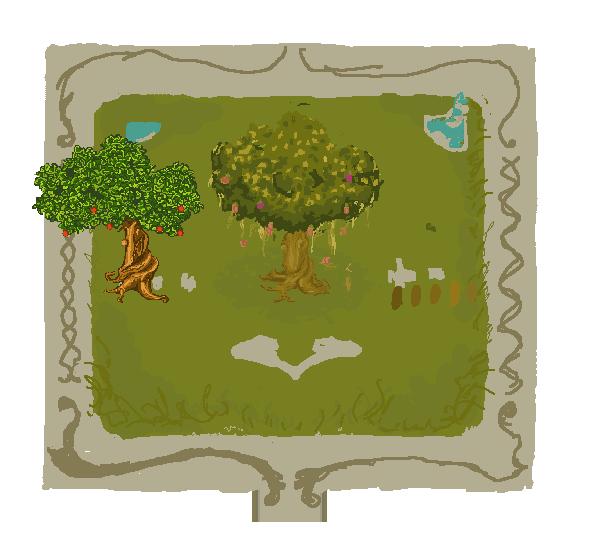
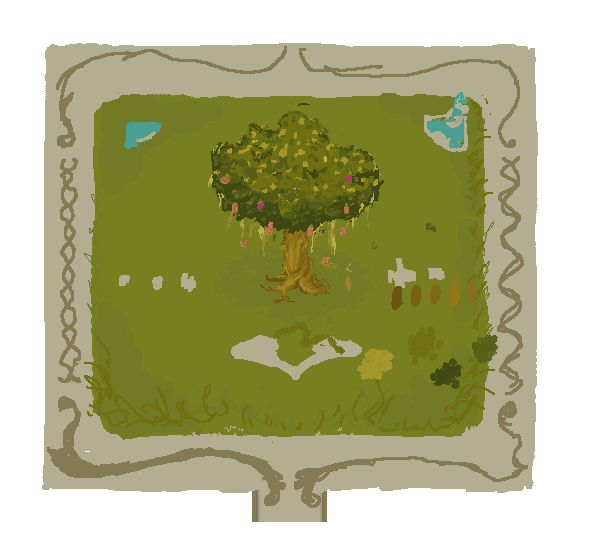
Layers edited between the first and the second w=590, h=548 image:
hid "arvore base" (2nd of 2), painted on it over [32, 134, 204, 303]
added layer "Layer 28" in group "versao nova" over [214, 110, 498, 389]
painted on "Layer 17" over [259, 229, 378, 294]
